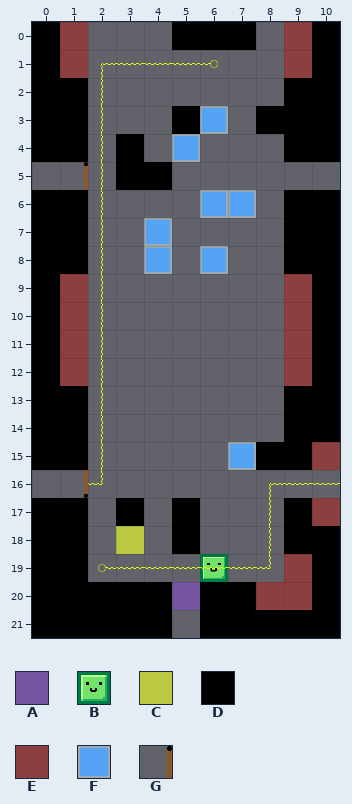
A Tiled map (JSON) gets an edit: Assets/Level_Editor/TileMap/Room_45.tmj. Above: the version before the commit.
Cells are 32x32 px. Shown: x 0..10, y 0..21.
Key: from "tileSet": A 11, B 31, C 32, D 33, E 34, F 45, G 81.
_ is an empty cell, # one hidden under a higher layer.
Layers that did not change in this view are not listed.
Layer "Blocks" before, first column x 0:
 0 DE___DDD_ED
 1 DE_______ED
 2 DD_______DD
 3 DD___DF_DDD
 4 DD_D_F___DD
 5 _G_DD______
 6 DD____FF_DD
 7 DD__F____DD
 8 DD__F_F__DD
 9 DE_______ED
10 DE_______ED
11 DE_______ED
12 DE_______ED
13 DD_______DD
14 DD_______DD
15 DD_____FDDE
16 ___________
17 DD_D_D___DE
18 DD_C_#___DD
19 DD____B__#D
20 DDDDDADD##D
21 DDDDD_DDDDD
Now the later version:
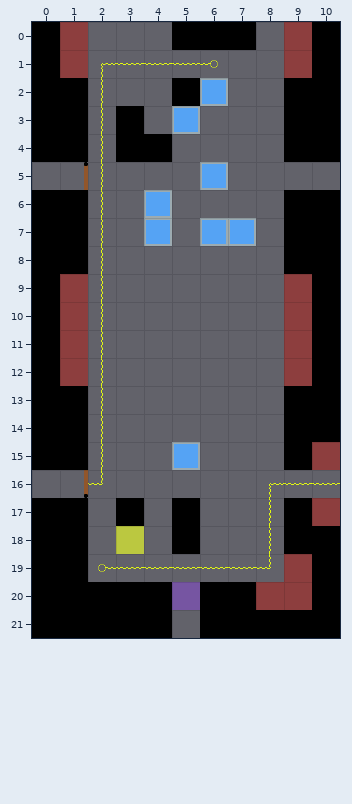
From old to new:
Changed rows in their new state; . is an unchanged cell.
Layer "Blocks":
first column x 3:
 2 ..DF..
 3 D.F_._
 4 .D_...
 5 __.F..
 6 .F.__.
 7 ...FF.
 8 ._._..
first column x 5:
15 F.__
first column x 6:
19 _
Pixel boxes of the changes (left, top, right, bottom) in both pictures:
changed: (116, 78, 256, 274)
removed: (256, 106, 284, 134)
added: (172, 442, 200, 470)
removed: (228, 442, 284, 470)
removed: (200, 554, 228, 582)
